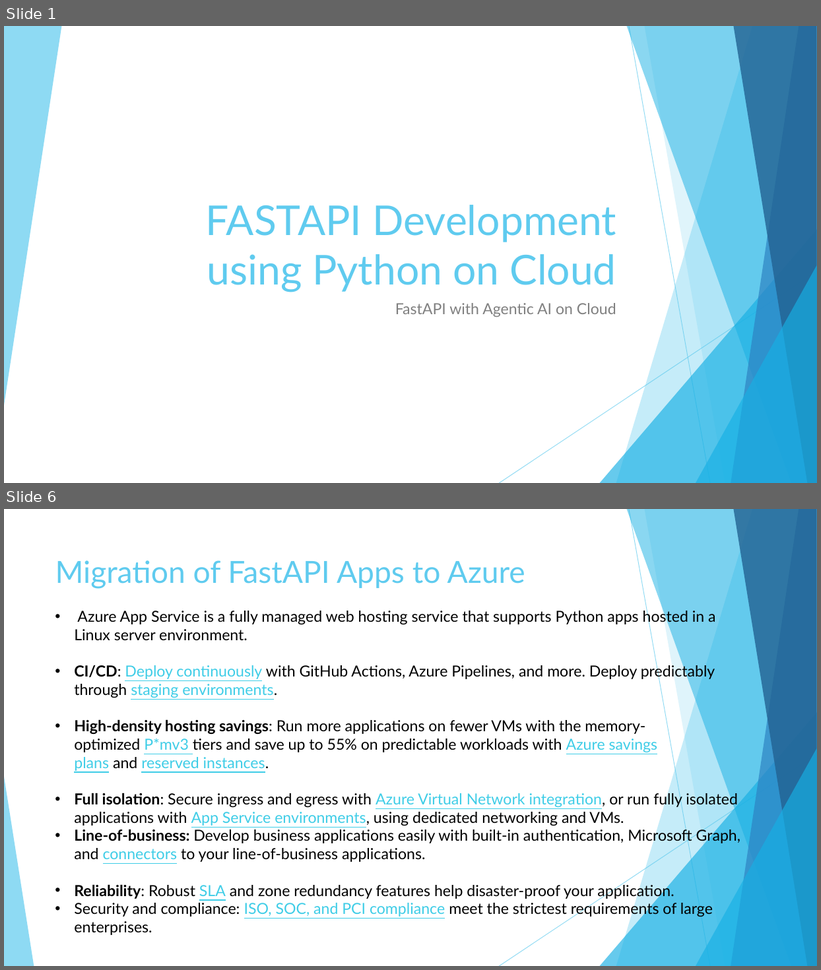
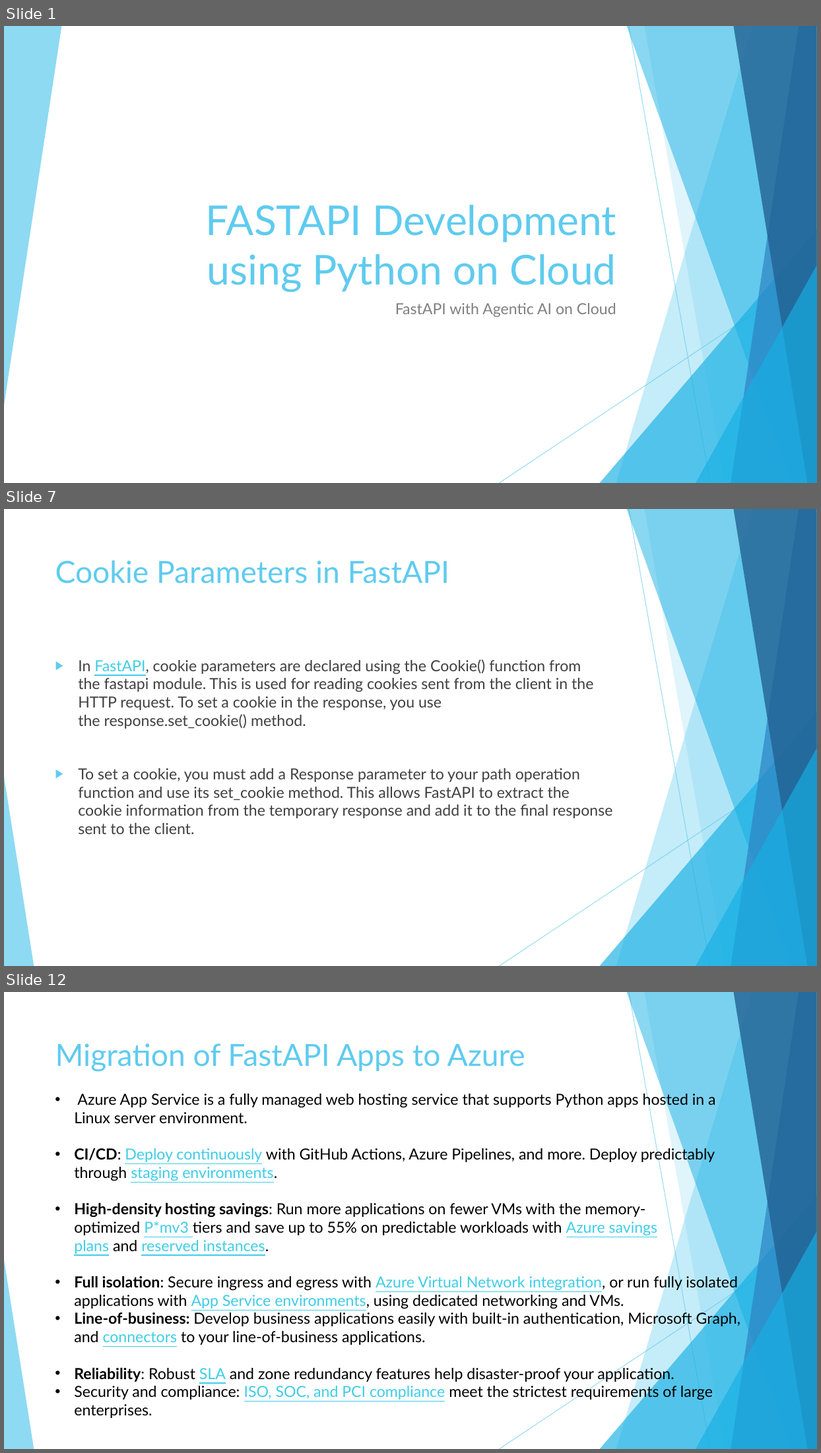
Before and after one commit to imcuteani/FastAPI-PythonAI-Development, a slide deck: Slides/Day-3/FASTAPI Development using Python on Cloud-Day3.pptx. Shown one above the other, each under a label of ours: slides 1 and 6 before the commit, slides 1, 7 and 12 after it; the slides between them are not shown. The pictures are 821x970 and 821x1453 pixels, drawn with LibreOffice and Linux fonts; fonts in the diff are those of the drawing. Boxes give left, top, right and bottom in pixels: in the first picture for what was removed or moved away, otherwise in the second. Text is boxed around its words. In the diff, an @@ line names an element or a change of style, - is before the commit and + after.

```diff
--- a/Slides/Day-3/FASTAPI Development using Python on Cloud-Day3.pptx
+++ b/Slides/Day-3/FASTAPI Development using Python on Cloud-Day3.pptx
@@ slide 7 added at (x1=4, y1=509, x2=817, y2=966), background #FFFFFF; not listed: 10 template elements that a slide beside it also shows @@
@@ title added at (x1=55, y1=560, x2=450, y2=584), 36 pt, text #5FCBEF @@
+Cookie Parameters in FastAPI
@@ text added at (x1=78, y1=659, x2=613, y2=834), 18 pt, text #404040 @@
+▶ In FastAPI, cookie parameters are declared using the Cookie() function from the fastapi module. This is used for reading cookies sent from the client in the HTTP request. To set a cookie in the response, you use the response.set_cookie() method.
+▶ To set a cookie, you must add a Response parameter to your path operation function and use its set_cookie method. This allows FastAPI to extract the cookie information from the temporary response and add it to the final response sent to the client.
@@ what was slide 6 is now slide 12 @@
```
Also in this commit, not shown: 3 slides changed, 11 other slides added, 8 other files.
